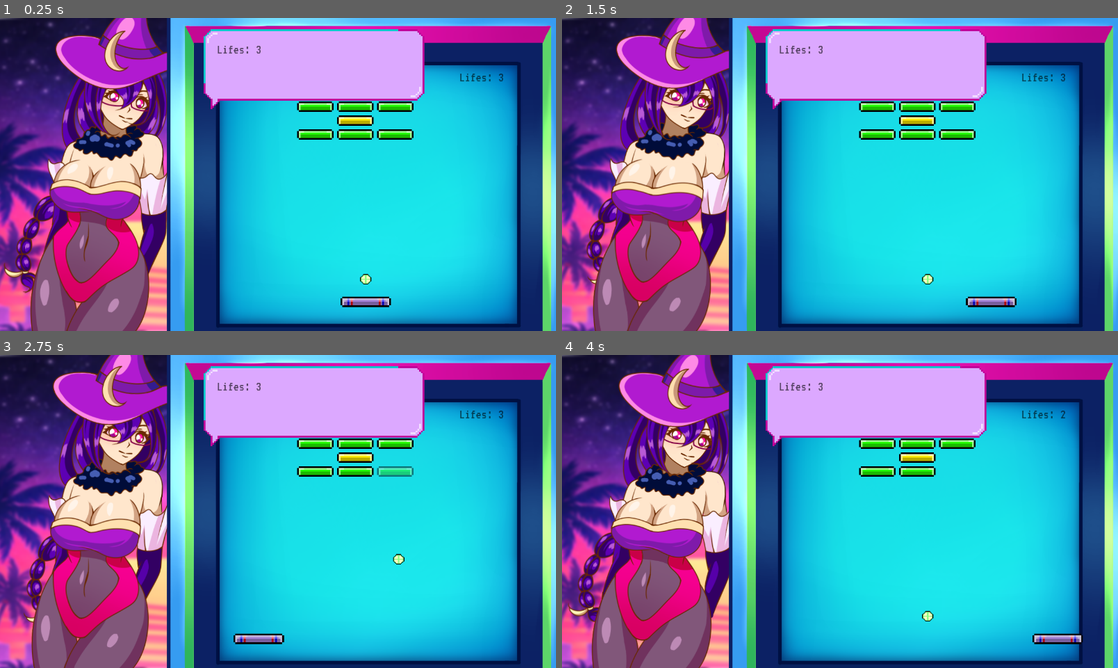
Above: before the commit, frames 1-4 (two rows, left to right).
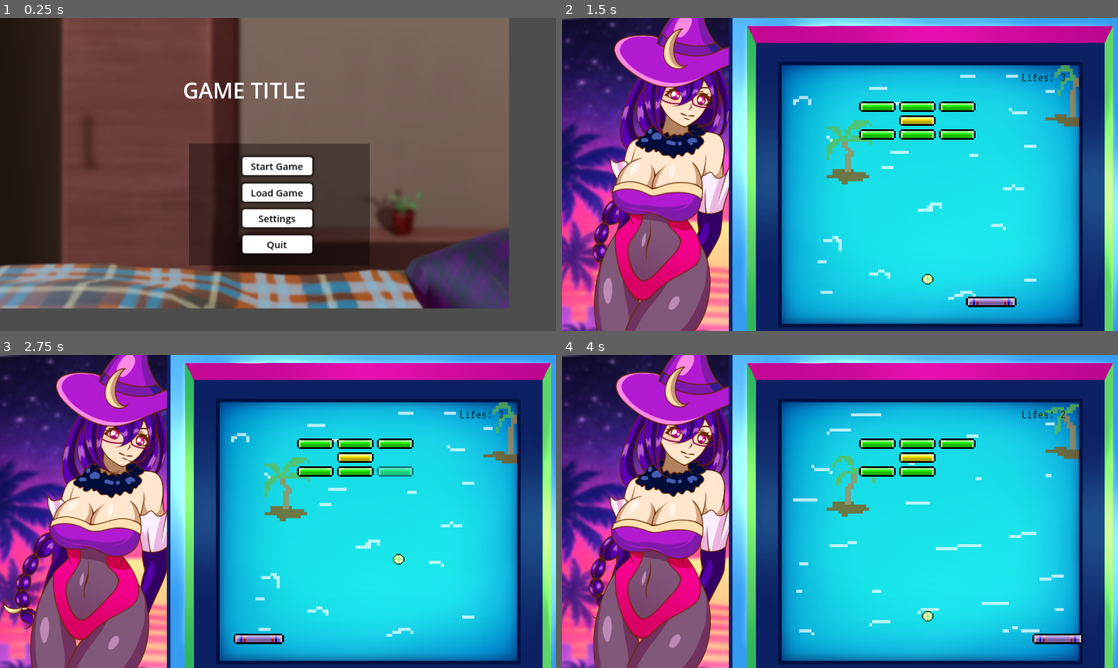
Above: after the commit, the same moments.

Repository: JoshuaSaayo/erotic-brick-game
Game: Godot game, scene res://UI/menu.tscn
The game is run twice, just before and just after one commit, with the same random seed, the same clock (stepped at 60 frames per second) and the same inputs. Before the commit the project starts from res://main_scenes/game.tscn.
Inputs (mouse positions are in pixels of both pictures, inside the frame that each line leads up to):
- Up to frame 1 (0.25 s): no input
- Up to frame 2 (1.5 s): click (840, 165) at 0.5 s, where only the run after the commit has a clickable "Start Game"; hold D (right) from 1.28 s (still down)
- Up to frame 3 (2.75 s): release D (right) at 2.03 s; hold A (left) from 2.03 s (still down)
- Up to frame 4 (4 s): release A (left) at 2.78 s; hold D (right) from 2.78 s (still down)

The runs differ from the first frame. In frame 1, 100% of the frame differs, in the area x 0-100%, y 0-100%; in frame 2, 16%; in frame 3, 18%; in frame 4, 18%.
Error before the commit: Parse Error: Cannot infer the type of "state" variable because the value doesn't have a set type. (res://autoload/flow_manager.gd:10)

Commit message:
update autoloads

Diff:
--- /dev/null
+++ b/erotic-brick-game/UI/menu.gd
@@ -0,0 +1,5 @@
+extends Control
+
+
+func _on_start_btn_pressed() -> void:
+	get_tree().change_scene_to_file("res://main_scenes/game.tscn")
--- a/erotic-brick-game/UI/menu.tscn
+++ b/erotic-brick-game/UI/menu.tscn
@@ -1,6 +1,7 @@
-[gd_scene load_steps=3 format=3 uid="uid://cbgkrnpa2ypg8"]
+[gd_scene load_steps=4 format=3 uid="uid://cbgkrnpa2ypg8"]
 
 [ext_resource type="Texture2D" uid="uid://c04aktf1pn2tl" path="res://UI/assets/menu_bg.png" id="1_0h2wq"]
+[ext_resource type="Script" uid="uid://vq1gi6grtln8" path="res://UI/menu.gd" id="1_wfiwe"]
 
 [sub_resource type="StyleBoxFlat" id="StyleBoxFlat_6w8i2"]
 bg_color = Color(1, 1, 1, 1)
@@ -19,6 +20,7 @@
 grow_vertical = 2
 size_flags_horizontal = 4
 size_flags_vertical = 4
+script = ExtResource("1_wfiwe")
 
 [node name="Background" type="TextureRect" parent="."]
 layout_mode = 0
@@ -45,7 +47,7 @@
 pivot_offset = Vector2(19.7191, 20.4536)
 color = Color(0, 0, 0, 0.380392)
 
-[node name="Button" type="Button" parent="."]
+[node name="StartBtn" type="Button" parent="."]
 layout_mode = 1
 anchors_preset = 8
 anchor_left = 0.5
@@ -131,3 +133,5 @@
 offset_bottom = 200.0
 theme_override_font_sizes/font_size = 50
 text = "GAME TITLE"
+
+[connection signal="pressed" from="StartBtn" to="." method="_on_start_btn_pressed"]
--- /dev/null
+++ b/erotic-brick-game/autoload/dialogue_manager.gd
@@ -0,0 +1,23 @@
+extends Node
+
+signal dialogue_line(text: String)
+signal dialogue_finished
+
+var dialogues = {}
+
+func _ready():
+	load_dialogue_data()
+
+func load_dialogue_data():
+	var file = FileAccess.open("res://dialogues/dialogue.json", FileAccess.READ)
+	dialogues = JSON.parse_string(file.get_as_text())
+
+func start_intro():
+	show_dialogue("intro")
+
+func start_outro():
+	show_dialogue("outro")
+
+func show_dialogue(key: String):
+	# show text on HUD speech bubble
+	emit_signal("dialogue_finished")
--- a/erotic-brick-game/autoload/dialogue_script.gd
+++ /dev/null
@@ -1,25 +0,0 @@
-extends Node
-class_name DialogueManager
-
-signal dialogue_finished
-
-var dialogues: Dictionary
-var current_lines: Array[String]
-var index := 0
-
-func _ready():
-	var file = FileAccess.open("res://data/dialogue.json", FileAccess.READ)
-	dialogues = JSON.parse_string(file.get_as_text())
-
-func play_dialogue(level_id: int, phase: String):
-	index = 0
-	current_lines = dialogues["levels"][str(level_id)][phase]
-	show_next()
-
-func show_next():
-	if index >= current_lines.size():
-		dialogue_finished.emit()
-		return
-
-	$DialogueBubble.set_text(current_lines[index])
-	index += 1
--- a/erotic-brick-game/autoload/flow_manager.gd
+++ /dev/null
@@ -1,34 +0,0 @@
-extends Node
-class_name GameFlowManager
-
-@export var dialogue_manager: DialogueManager
-@export var gameplay: Node
-@export var cutscene_player: Node
-@export var character_panel: Node
-
-var current_level := 1
-var state := GameState.MENU
-
-func start_game():
-	load_level(current_level)
-
-func load_level(level_id: int):
-	state = GameState.PRE_DIALOGUE
-	character_panel.show_character(level_id)
-	dialogue_manager.play_dialogue(level_id, "intro")
-
-func on_intro_dialogue_finished():
-	state = GameState.GAMEPLAY
-	gameplay.start_level()
-
-func on_level_complete():
-	state = GameState.POST_DIALOGUE
-	dialogue_manager.play_dialogue(current_level, "outro")
-
-func on_outro_dialogue_finished():
-	state = GameState.CUTSCENE
-	cutscene_player.play_cutscene(current_level)
-
-func on_cutscene_finished():
-	current_level += 1
-	load_level(current_level)
--- /dev/null
+++ b/erotic-brick-game/autoload/game_flow_manager.gd
@@ -0,0 +1,26 @@
+extends Node
+
+func start_game():
+	GameState.phase = GameState.GamePhase.DIALOGUE
+	Dialogues.start_intro()
+
+func start_gameplay():
+	GameState.phase = GameState.GamePhase.GAMEPLAY
+	get_tree().call_group("gameplay", "enable_gameplay")
+
+func end_level():
+	GameState.phase = GameState.GamePhase.DIALOGUE
+	Dialogues.start_outro()
+
+func next_level():
+	GameState.current_level += 1
+	load_level()
+
+func talk():
+	$AnimationPlayer.play("talk")
+
+func idle():
+	$AnimationPlayer.play("idle")
+
+func load_level():
+	get_tree().change_scene_to_file("res://main_scenes/game.tscn")
--- a/erotic-brick-game/dialogues/dialogue.json
+++ b/erotic-brick-game/dialogues/dialogue.json
@@ -1,7 +1,7 @@
 {
   "levels": {
 	"1": {
-	  "character": "witch",
+	  "character": "fleurdelis",
 	  "intro": [
 		"Welcome to my arcade~",
 		"Break the bricks if you dare."
@@ -12,7 +12,7 @@
 	  ]
 	},
 	"2": {
-	  "character": "knight",
+	  "character": "rosalyn",
 	  "intro": [
 		"Stand firm.",
 		"Your reflexes will be tested."
--- a/erotic-brick-game/main_scenes/HUD.tscn
+++ b/erotic-brick-game/main_scenes/HUD.tscn
@@ -1,7 +1,8 @@
-[gd_scene load_steps=5 format=3 uid="uid://dlpvhjkhrb4xu"]
+[gd_scene load_steps=8 format=3 uid="uid://dlpvhjkhrb4xu"]
 
 [ext_resource type="Script" uid="uid://dcibbsx8ucoxr" path="res://main_scenes/hud.gd" id="1_0tffd"]
 [ext_resource type="FontFile" uid="uid://dxuuui8nd1aca" path="res://UI/fonts/VT323-Regular.ttf" id="2_bae6o"]
+[ext_resource type="Texture2D" uid="uid://bpsg4pj0o8di8" path="res://assets/game_assets/speech_bubble.png" id="3_bae6o"]
 
 [sub_resource type="LabelSettings" id="LabelSettings_xm3wr"]
 font = ExtResource("2_bae6o")
@@ -9,6 +10,13 @@
 
 [sub_resource type="StyleBoxFlat" id="StyleBoxFlat_0tffd"]
 bg_color = Color(1, 0.101999, 0.828465, 1)
+
+[sub_resource type="StyleBoxTexture" id="StyleBoxTexture_xm3wr"]
+texture = ExtResource("3_bae6o")
+
+[sub_resource type="LabelSettings" id="LabelSettings_gpk1q"]
+font = ExtResource("2_bae6o")
+font_size = 32
 
 [node name="HUD" type="CanvasLayer" node_paths=PackedStringArray("lifes_label")]
 script = ExtResource("1_0tffd")
@@ -68,4 +76,22 @@
 layout_mode = 2
 text = "RESTART GAME"
 
+[node name="SpeechBubble" type="Panel" parent="."]
+offset_left = 520.0
+offset_top = 83.0
+offset_right = 1028.0
+offset_bottom = 267.0
+theme_override_styles/panel = SubResource("StyleBoxTexture_xm3wr")
+
+[node name="Speech" type="Label" parent="SpeechBubble"]
+self_modulate = Color(0, 0, 0, 1)
+layout_mode = 0
+offset_left = 30.0
+offset_top = 30.0
+offset_right = 133.0
+offset_bottom = 63.0
+size_flags_vertical = 0
+text = "lorem ipsum"
+label_settings = SubResource("LabelSettings_gpk1q")
+
 [connection signal="pressed" from="GameLostContainer/Panel/VBoxContainer/GameLostBtn" to="." method="_on_game_lost_btn_pressed"]
--- a/erotic-brick-game/main_scenes/game.tscn
+++ b/erotic-brick-game/main_scenes/game.tscn
@@ -1,23 +1,30 @@
-[gd_scene load_steps=14 format=3 uid="uid://cy0qqardac6dg"]
+[gd_scene load_steps=13 format=3 uid="uid://cy0qqardac6dg"]
 
 [ext_resource type="PackedScene" uid="uid://dlpvhjkhrb4xu" path="res://main_scenes/HUD.tscn" id="1_is35i"]
 [ext_resource type="PackedScene" uid="uid://daaga543f6yyx" path="res://main_scenes/paddle.tscn" id="1_wwb56"]
 [ext_resource type="PackedScene" uid="uid://e0wijirn4emc" path="res://main_scenes/ball.tscn" id="2_joe7c"]
+[ext_resource type="Texture2D" uid="uid://deent88obxk6f" path="res://assets/backgrounds/screen_1.png" id="3_m3jfi"]
 [ext_resource type="PackedScene" uid="uid://bir24uh2mflix" path="res://main_scenes/wall.tscn" id="3_ofkbr"]
+[ext_resource type="Texture2D" uid="uid://15yiy2sodrvh" path="res://assets/backgrounds/screen_2.png" id="4_gjw5m"]
 [ext_resource type="Script" uid="uid://cxx6euexv7ncx" path="res://main_scenes/brick_spawner.gd" id="4_im5ls"]
 [ext_resource type="PackedScene" uid="uid://xo0l45j5xjih" path="res://main_scenes/death_zone.tscn" id="4_w44n0"]
 [ext_resource type="PackedScene" uid="uid://cpexi8jmmgh2p" path="res://main_scenes/bricks.tscn" id="5_6h35g"]
-[ext_resource type="Texture2D" uid="uid://bpsg4pj0o8di8" path="res://assets/game_assets/speech_bubble.png" id="6_6h35g"]
-[ext_resource type="FontFile" uid="uid://dxuuui8nd1aca" path="res://UI/fonts/VT323-Regular.ttf" id="7_m3jfi"]
 [ext_resource type="PackedScene" uid="uid://c3l552us7rwt5" path="res://lewds/lewdscenes/fleurdelis_level.tscn" id="8_im5ls"]
 [ext_resource type="Texture2D" uid="uid://b8xmlpoboa0oj" path="res://assets/game_assets/arcade.png" id="8_sp4xh"]
 
-[sub_resource type="StyleBoxTexture" id="StyleBoxTexture_m3jfi"]
-texture = ExtResource("6_6h35g")
-
-[sub_resource type="LabelSettings" id="LabelSettings_gjw5m"]
-font = ExtResource("7_m3jfi")
-font_size = 32
+[sub_resource type="SpriteFrames" id="SpriteFrames_mf5kq"]
+animations = [{
+"frames": [{
+"duration": 1.0,
+"texture": ExtResource("3_m3jfi")
+}, {
+"duration": 1.0,
+"texture": ExtResource("4_gjw5m")
+}],
+"loop": true,
+"name": &"default",
+"speed": 5.0
+}]
 
 [node name="game" type="Node2D"]
 
@@ -32,6 +39,13 @@
 [node name="Arcade" type="Sprite2D" parent="Arcade"]
 position = Vector2(192, 0)
 texture = ExtResource("8_sp4xh")
+
+[node name="Screen" type="AnimatedSprite2D" parent="Arcade/Arcade"]
+position = Vector2(29, 19)
+sprite_frames = SubResource("SpriteFrames_mf5kq")
+autoplay = "default"
+frame_progress = 0.866284
+speed_scale = 0.1
 
 [node name="Walls" type="Node2D" parent="Arcade"]
 
@@ -73,21 +87,3 @@
 spawn_start = NodePath("../Arcade/Marker2D")
 
 [node name="HUD" parent="." instance=ExtResource("1_is35i")]
-
-[node name="SpeechBubble" type="Panel" parent="."]
-offset_left = -171.0
-offset_top = -334.0
-offset_right = 337.0
-offset_bottom = -150.0
-theme_override_styles/panel = SubResource("StyleBoxTexture_m3jfi")
-
-[node name="Speech" type="Label" parent="SpeechBubble"]
-self_modulate = Color(0, 0, 0, 0.584314)
-layout_mode = 0
-offset_left = 30.0
-offset_top = 30.0
-offset_right = 133.0
-offset_bottom = 63.0
-size_flags_vertical = 0
-text = "Lifes: 3"
-label_settings = SubResource("LabelSettings_gjw5m")
--- a/erotic-brick-game/main_scenes/hud.gd
+++ b/erotic-brick-game/main_scenes/hud.gd
@@ -4,6 +4,21 @@
 
 @export var lifes_label: Label
 @onready var game_lost_container: CenterContainer = $GameLostContainer
+@onready var speech_bubble: Panel = $SpeechBubble
+@onready var speech: Label = $SpeechBubble/Speech
+
+func _ready():
+	speech_bubble.hide()
+
+	Dialogues.dialogue_line.connect(show_line)
+	Dialogues.dialogue_finished.connect(hide_bubble)
+
+func show_line(text: String) -> void:
+	speech.text = text
+	speech_bubble.show()
+
+func hide_bubble() -> void:
+	speech_bubble.hide()
 
 func set_lifes(lifes: int):
 	lifes_label.text = "Lifes: %d" % lifes
--- a/erotic-brick-game/project.godot
+++ b/erotic-brick-game/project.godot
@@ -11,7 +11,7 @@
 [application]
 
 config/name="Erotic Brick Game"
-run/main_scene="uid://cy0qqardac6dg"
+run/main_scene="uid://cbgkrnpa2ypg8"
 config/features=PackedStringArray("4.4", "Forward Plus")
 config/icon="res://icon.svg"
 
@@ -19,8 +19,8 @@
 
 LevelDefinitions="*res://autoload/level_definitions.gd"
 GameState="*res://autoload/game_state.gd"
-FlowManager="*res://autoload/flow_manager.gd"
-DialogueScript="*res://autoload/dialogue_script.gd"
+Dialogues="*res://autoload/dialogue_manager.gd"
+FlowManager="*res://autoload/game_flow_manager.gd"
 
 [display]
 
Not shown, added: erotic-brick-game/UI/menu.gd.uid
Renamed: erotic-brick-game/autoload/dialogue_script.gd.uid -> erotic-brick-game/autoload/dialogue_manager.gd.uid
Renamed: erotic-brick-game/autoload/flow_manager.gd.uid -> erotic-brick-game/autoload/game_flow_manager.gd.uid
